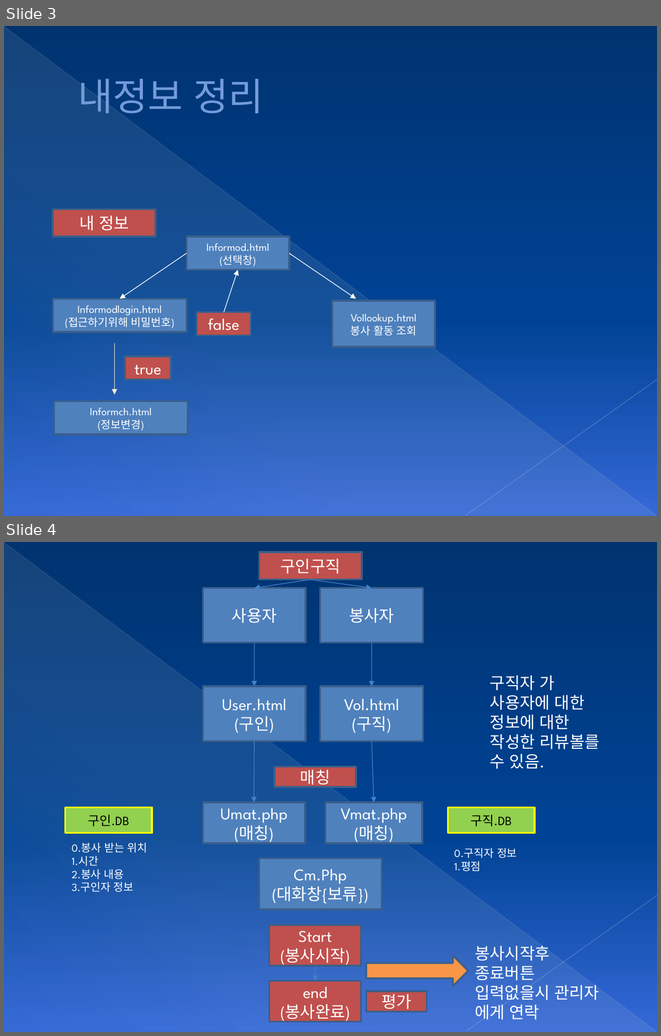
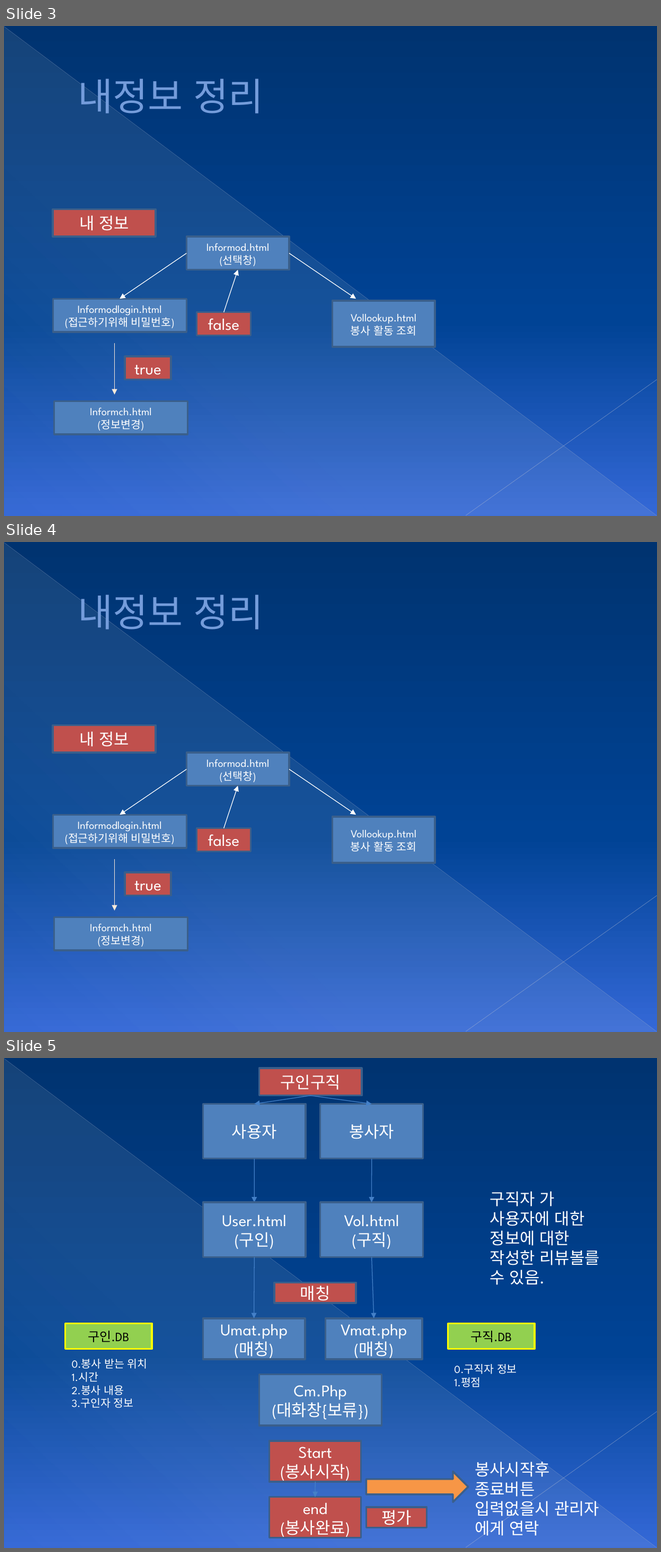
Before and after one commit to HighWoo/HelpingProject-php-mysql, a slide deck: 헬핑프로그램구조.pptx. Shown one above the other, each under a label of ours: slides 3 and 4 before the commit, slides 3, 4 and 5 after it. The pictures are 661x1036 and 661x1552 pixels, drawn with LibreOffice and Linux fonts; fonts in the diff are those of the drawing. Boxes give left, top, right and bottom in pixels: in the first picture for what was removed or moved away, otherwise in the second. Text is boxed around its words. In the diff, an @@ line names an element or a change of style, - is before the commit and + after.

```diff
--- a/헬핑프로그램구조.pptx
+++ b/헬핑프로그램구조.pptx
@@ slide 4 added at [4, 542, 657, 1032], background gradient #003371 to #004396 to #3566D7; not listed: 3 template elements that a slide beside it also shows @@
@@ title added at [78, 594, 264, 636], 42 pt, text #749CDB @@
+내정보 정리
@@ rectangle added at [53, 725, 156, 753], fill #C0504D, outline #3A5F8C 2 pt, 18 pt, text #FFFFFF @@
+내 정보
@@ rectangle added at [187, 752, 289, 786], fill #4F81BD, outline #3A5F8C 2 pt, 12 pt, text #FFFFFF @@
+Informod.html
+(선택창)
@@ arrow added from (187, 769) to (120, 814), #FFFFFF 0.75 pt @@
@@ arrow added from (289, 769) to (356, 814), #FFFFFF 0.75 pt @@
@@ arrow added from (224, 828) to (238, 786), #FFFFFF 0.75 pt @@
@@ rectangle added at [53, 814, 187, 848], fill #4F81BD, outline #3A5F8C 2 pt, 12 pt, text #FFFFFF @@
+Informodlogin.html
+(접근하기위해 비밀번호)
@@ rectangle added at [333, 817, 435, 863], fill #4F81BD, outline #3A5F8C 2 pt, 12 pt, text #FFFFFF @@
+Vollookup.html
+봉사 활동 조회
@@ rectangle added at [196, 828, 251, 852], fill #C0504D, outline #3A5F8C 2 pt, 18 pt, text #FFFFFF @@
+false
@@ arrow added from (114, 859) to (114, 910), #FDEADA 0.75 pt @@
@@ rectangle added at [125, 872, 171, 896], fill #C0504D, outline #3A5F8C 2 pt, 18 pt, text #FFFFFF @@
+true
@@ rectangle added at [54, 917, 188, 950], fill #4F81BD, outline #3A5F8C 2 pt, 12 pt, text #FFFFFF @@
+Informch.html
+(정보변경)
@@ what was slide 4 is now slide 5 @@
```
